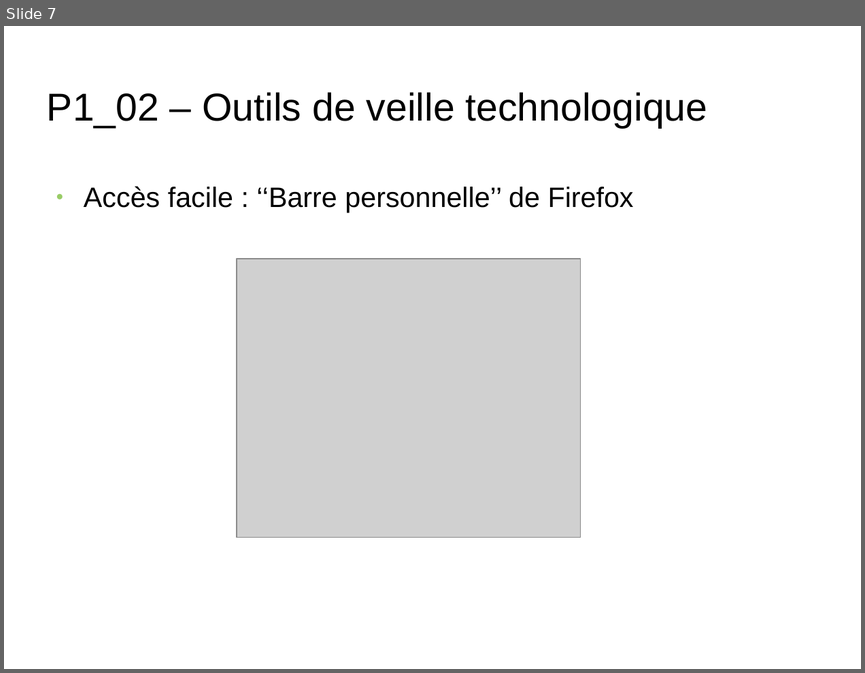
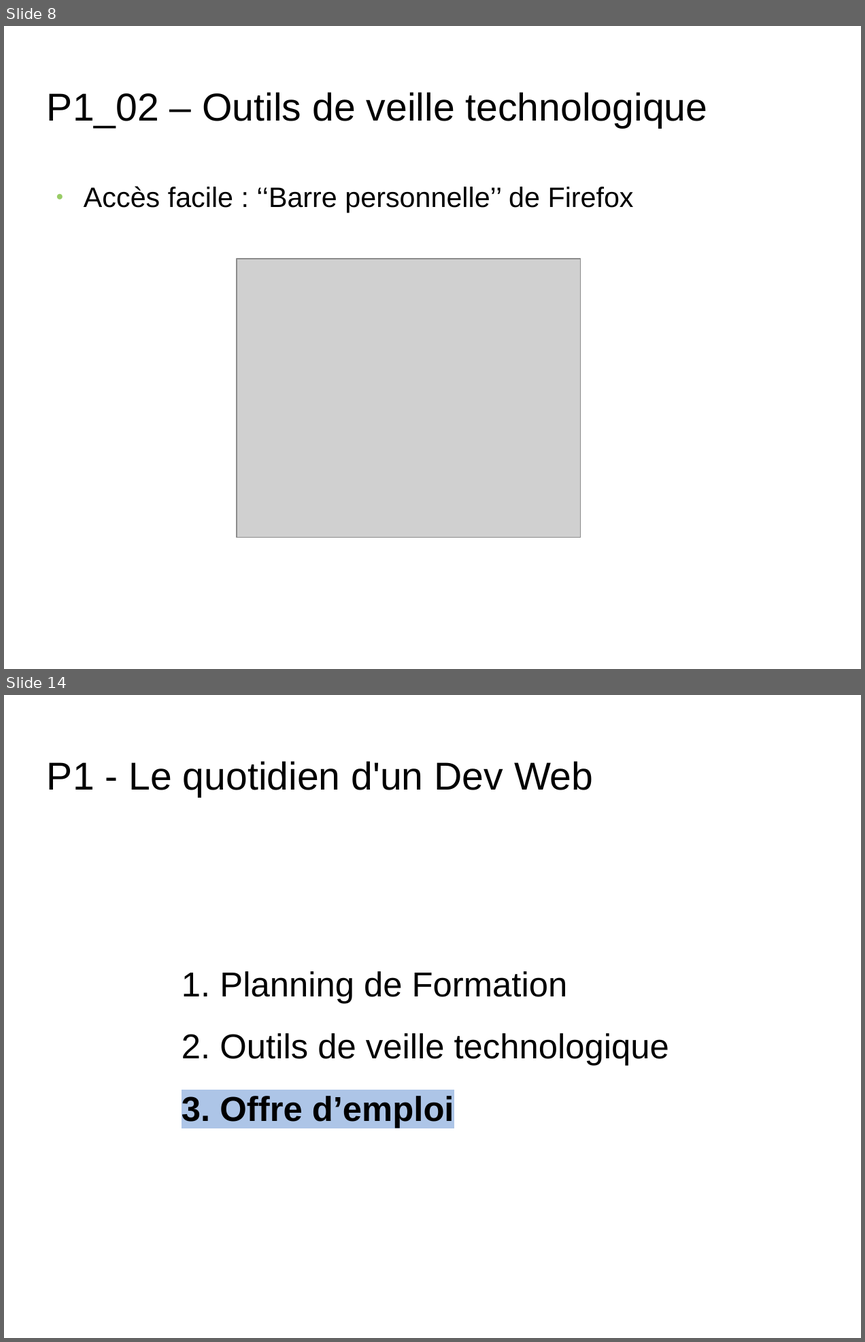
Before and after one commit to RomainSire/OC-P1-Quotidien-Dev-Web, a slide deck: P1_00_Présentation.odp. Shown one above the other, each under a label of ours: slide 7 before the commit, slides 8 and 14 after it; the slides between them are not shown. The pictures are 865x673 and 865x1342 pixels, drawn with LibreOffice and Linux fonts; fonts in the diff are those of the drawing; grey boxes stand for pictures; background and template pictures are left out. Boxes give left, top, right and bottom in pixels: in the first picture for what was removed or moved away, otherwise in the second. Text is boxed around its words. In the diff, an @@ line names an element or a change of style, - is before the commit and + after.

```diff
--- a/P1_00_Présentation.odp
+++ b/P1_00_Présentation.odp
@@ slide 14 added at bbox=[4, 695, 861, 1338], background picture (left out) @@
@@ title added at bbox=[47, 761, 593, 797], 36 pt, text #000000 @@
+P1 - Le quotidien d'un Dev Web
@@ subtitle added at bbox=[220, 971, 669, 1127], 32 pt, text #000000 @@
+1. Planning de Formation
+2. Outils de veille technologique
+3. Offre d’emploi
@@ what was slide 7 is now slide 8 @@
```
Also in this commit, not shown: 9 slides changed.
